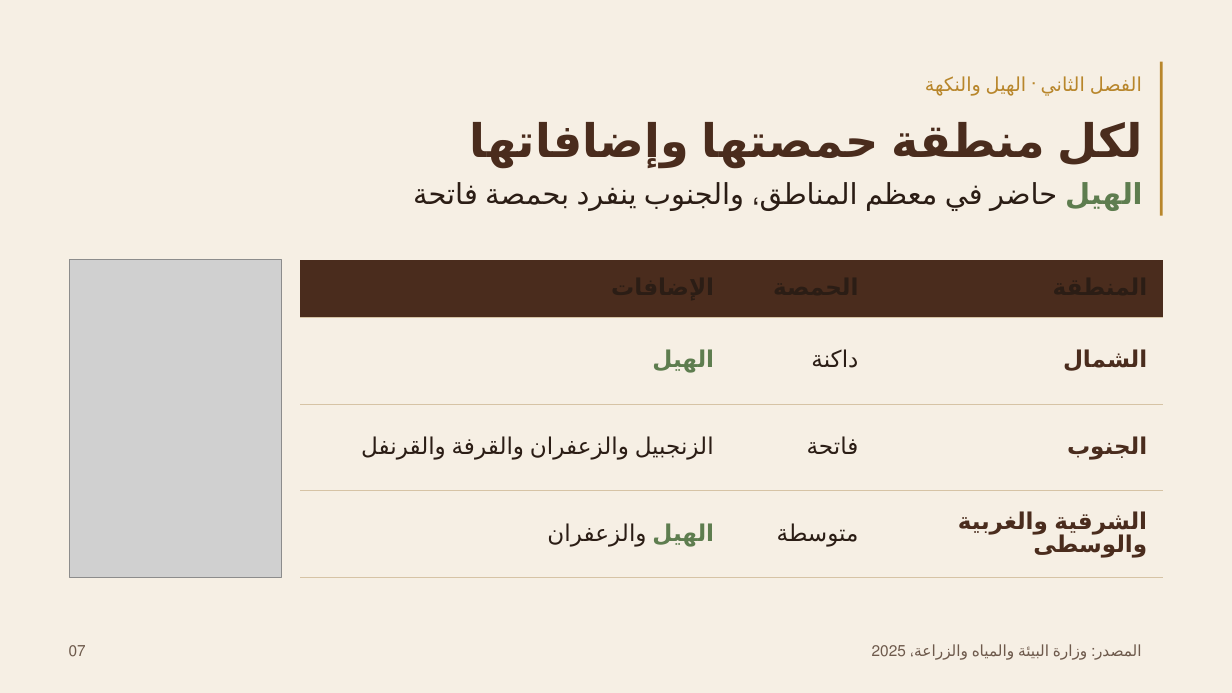
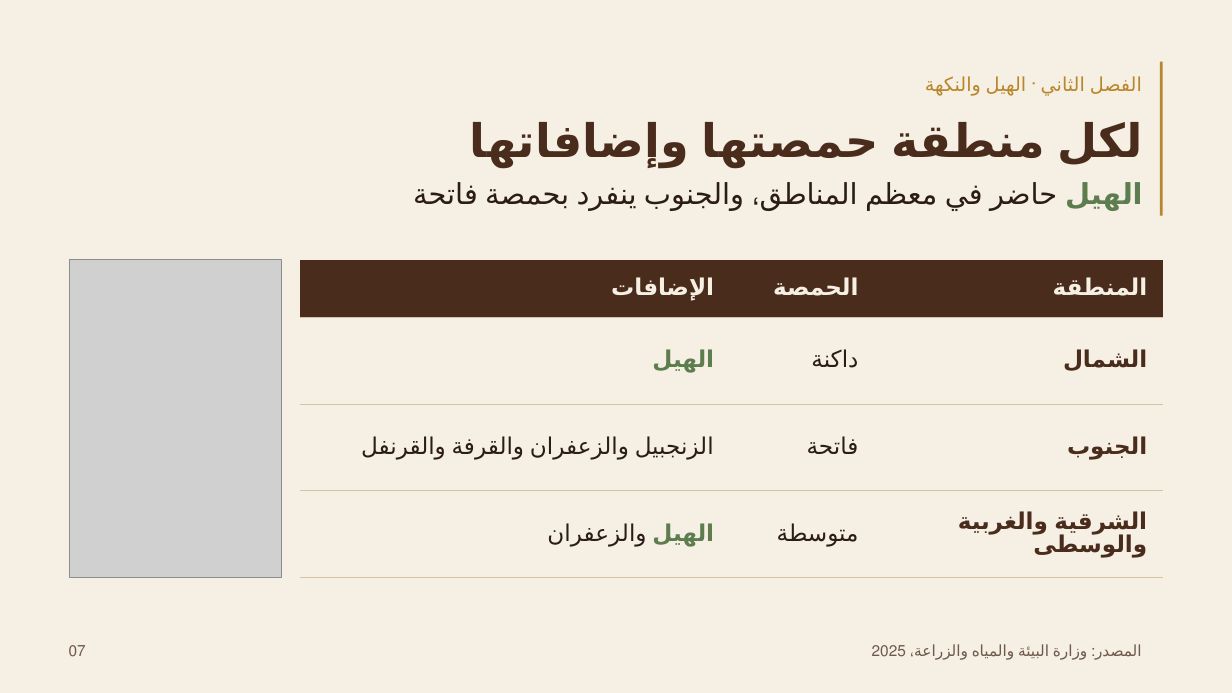
Before and after one commit to hugohe3/ppt-master-examples, a slide deck: slide 7 of examples/ppt169_arabic_coffee_ar/exports/ppt169_arabic_coffee_ar_native_charts_tables.pptx. Drawn at 1232x693 pixels with LibreOffice and Linux fonts; fonts in the diff are those of the drawing; grey boxes stand for pictures. Boxes give left, top, right and bottom in pixels: in the first picture for what was removed or moved away, otherwise in the second. Text is boxed around its words. In the diff, an @@ line names an element or a change of style, - is before the commit and + after.

```diff
--- a/examples/ppt169_arabic_coffee_ar/exports/ppt169_arabic_coffee_ar_native_charts_tables.pptx
+++ b/examples/ppt169_arabic_coffee_ar/exports/ppt169_arabic_coffee_ar_native_charts_tables.pptx
@@ table at [300,260,1163,578] @@
@@ text colour #2B1D15 to #F6EFE4 in "الإضافات", "الحمصة", "المنطقة" @@
```
Also in this commit, not shown: 2 other files.
